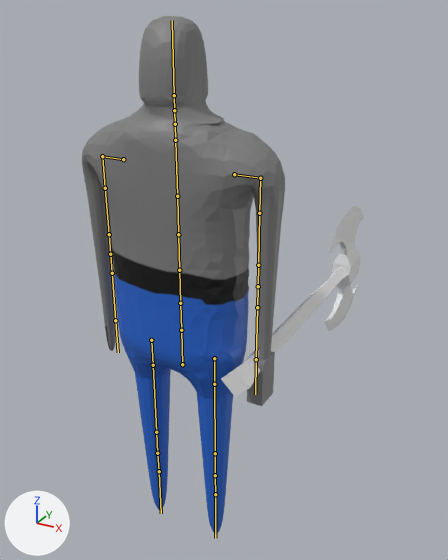
Renders of the Blender file resources/blender/blocky_trashbot.blend from each side of a commit.
The view is the same before and after, from a 50 mm camera at (1.03, -1.57, 1.91) aimed at (-0.09, 0.47, 0.89). The axes (+X, +Y, +Z) are drawn at lower left. The lights are the same throughout. The older version comes first. Both versions are drawn at frame 10 of the action 'Block'; the numbers are the values there. The bones that bend it are drawn over the model as lines.

Objects in the first picture: 'Cube', 'Double Axe'.
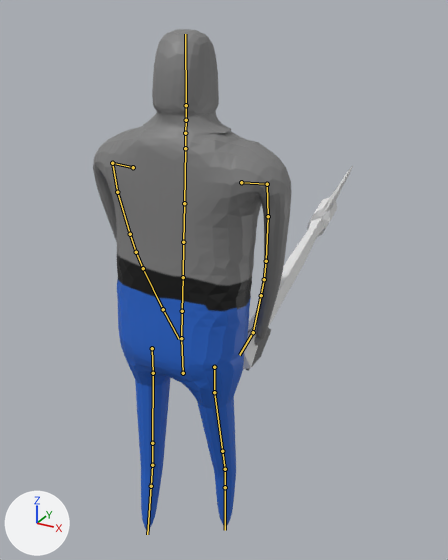
The edits, one by one:
Bone 'Bone' (bone_bone) moves from (0.0, 0.0, 0.0) to (0.0, -0.033, 0.0).
Bone 'Bone.001' (bone_bone_001) turns from (0, 0, 0) to (-5, 0, 0) degrees about its own x, y and z.
Bone 'Bone.013' (bone_bone_013) turns from (0, 0, 0) to (2, 0, 0) degrees about its own x, y and z.
Bone 'Bone.021.L' (bone_bone_021_l) turns from (0, 0, 0) to (1, 4, 4) degrees about its own x, y and z.
Bone 'Bone.022.L' (bone_bone_022_l) turns from (0, 0, -90) to (-8, 3, -95) degrees about its own x, y and z.
Bone 'Bone.025.L' (bone_bone_025_l) turns from (0, 0, 0) to (-5, 3, 3) degrees about its own x, y and z.
Bone 'Bone.026.L' (bone_bone_026_l) turns from (0, 0, 0) to (-3, 4, -2) degrees about its own x, y and z.
Bone 'Bone.027.L' (bone_bone_027_l) turns from (0, 0, 0) to (-4, 2, 2) degrees about its own x, y and z.
Bone 'Bone.028.L' (bone_bone_028_l) turns from (0, 0, 0) to (-3, 1, 2) degrees about its own x, y and z.
Bone 'Bone.029.L' (bone_bone_029_l) turns from (0, 0, 0) to (-11, -18, -6) degrees about its own x, y and z.
Bone 'Bone.021.R' (bone_bone_021_r) turns from (0, 0, 0) to (1, -4, -4) degrees about its own x, y and z.
Bone 'Bone.022.R' (bone_bone_022_r) turns from (0, 0, 90) to (-8, -3, 95) degrees about its own x, y and z.
Bone 'Bone.025.R' (bone_bone_025_r) turns from (0, 0, 0) to (-5, -3, -3) degrees about its own x, y and z.
Bone 'Bone.026.R' (bone_bone_026_r) turns from (0, 0, 0) to (-3, -4, 2) degrees about its own x, y and z.
Bone 'Bone.027.R' (bone_bone_027_r) turns from (0, 0, 0) to (-4, -2, -2) degrees about its own x, y and z.
Bone 'Bone.028.R' (bone_bone_028_r) turns from (0, 0, 0) to (-3, -1, -2) degrees about its own x, y and z.
Bone 'Bone.029.R' (bone_bone_029_r) turns from (0, 0, 0) to (-9, 14, 8) degrees about its own x, y and z.
Bone 'Bone.017.L' (bone_bone_017_l) turns from (0, 0, 0) to (-11, 0, 0) degrees about its own x, y and z.
Bone 'Bone.019.L' (bone_bone_019_l) turns from (0, 0, 0) to (10, 0, 0) degrees about its own x, y and z.
Bone 'Bone.017.R' (bone_bone_017_r) turns from (0, 0, 0) to (5, 0, 0) degrees about its own x, y and z.
Bone 'Bone.019.R' (bone_bone_019_r) turns from (0, 0, 0) to (5, 0, 0) degrees about its own x, y and z.

Changed parts and their boxes (x1, y1, x2, y2) in the pictures (448 x 560 px):
'Cube', posed: before (82, 16, 285, 534); after (93, 29, 292, 531)
'Double Axe', posed: before (221, 206, 364, 397); after (243, 165, 353, 369)
bone 'Bone', root to tip: before (182, 364) to (181, 330); after (183, 373) to (181, 338)
bone 'Bone.001', root to tip: before (181, 330) to (180, 303); after (181, 338) to (182, 311)
bone 'Bone.013', root to tip: before (174, 110) to (174, 95); after (186, 120) to (186, 105)
bone 'Bone.021.L', root to tip: before (234, 174) to (260, 178); after (241, 182) to (267, 184)
bone 'Bone.022.L', root to tip: before (260, 178) to (259, 213); after (267, 184) to (268, 216)
bone 'Bone.025.L', root to tip: before (259, 213) to (258, 265); after (268, 216) to (266, 261)
bone 'Bone.026.L', root to tip: before (258, 265) to (258, 286); after (266, 261) to (264, 279)
bone 'Bone.027.L', root to tip: before (258, 286) to (257, 307); after (264, 279) to (261, 295)
bone 'Bone.028.L', root to tip: before (257, 307) to (256, 359); after (261, 295) to (253, 332)
bone 'Bone.029.L', root to tip: before (256, 359) to (255, 394); after (253, 332) to (239, 355)
bone 'Bone.021.R', root to tip: before (123, 159) to (102, 156); after (133, 167) to (112, 163)
bone 'Bone.022.R', root to tip: before (102, 156) to (105, 188); after (112, 163) to (117, 192)
bone 'Bone.025.R', root to tip: before (105, 188) to (109, 234); after (117, 192) to (130, 234)
bone 'Bone.026.R', root to tip: before (109, 234) to (110, 254); after (130, 234) to (136, 252)
bone 'Bone.027.R', root to tip: before (110, 254) to (112, 273); after (136, 252) to (143, 268)
bone 'Bone.028.R', root to tip: before (112, 273) to (115, 320); after (143, 268) to (163, 309)
bone 'Bone.029.R', root to tip: before (115, 320) to (118, 352); after (163, 309) to (179, 339)
bone 'Bone.017.L', root to tip: before (214, 384) to (215, 453); after (214, 392) to (222, 451)
bone 'Bone.019.L', root to tip: before (215, 475) to (215, 494); after (225, 469) to (225, 487)
bone 'Bone.017.R', root to tip: before (153, 365) to (156, 432); after (153, 373) to (152, 443)
bone 'Bone.019.R', root to tip: before (157, 453) to (159, 471); after (152, 465) to (151, 486)
